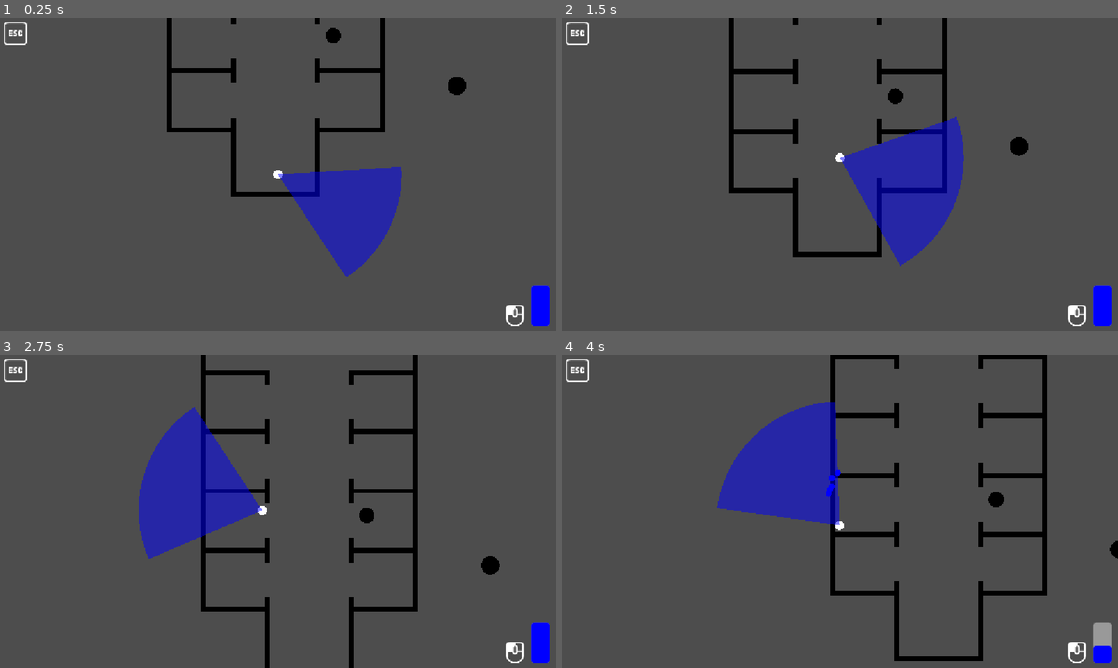
Above: before the commit, frames 1-4 (two rows, left to right).
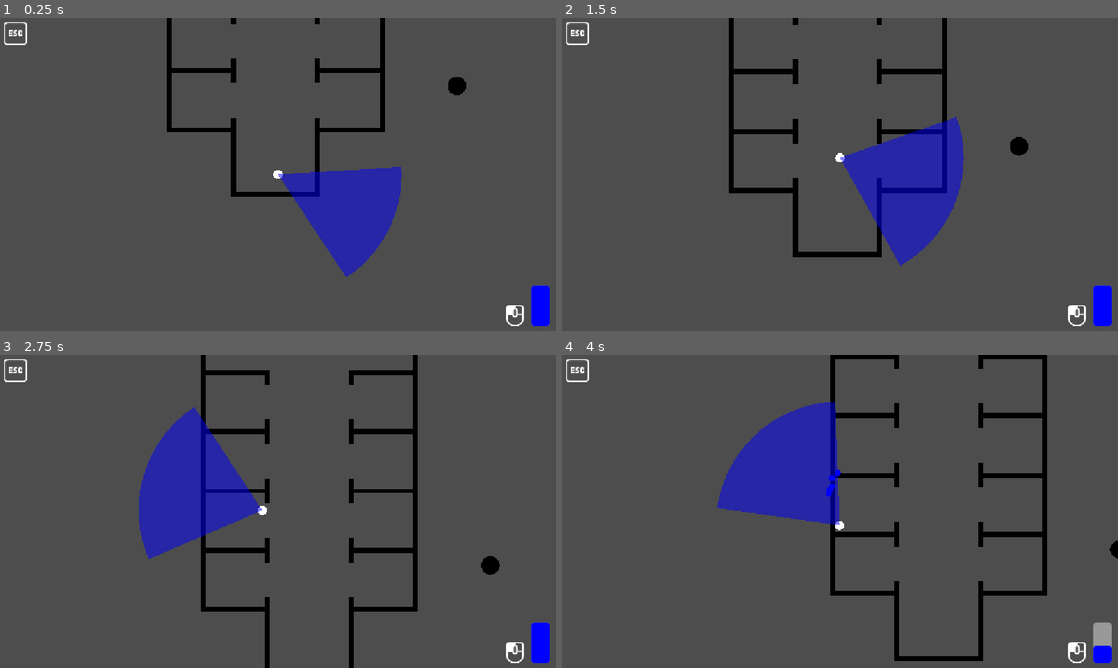
Above: after the commit, the same moments.

Repository: aidoschamp/AT-project
Game: Godot game, scene res://floors/floor_1.tscn
The game is run twice, just before and just after one commit, with the same random seed, the same clock (stepped at 60 frames per second) and the same inputs. This scene is started directly instead of the project's main scene. Sound files missing from this copy of the repository are replaced by a short silence.
Inputs (mouse positions are in pixels of both pictures, inside the frame that each line leads up to):
- Up to frame 1 (0.25 s): no input
- Up to frame 2 (1.5 s): tap Enter at 0.5 s; move the mouse to (812, 237) at 0.52 s; hold W (up) from 0.53 s (still down); tap Mouse wheel down (decrease spread) at 0.6 s; move the mouse to (1006, 221) at 1.27 s; tap Mouse wheel up (increase spread) at 1.35 s
- Up to frame 3 (2.75 s): move the mouse to (111, 464) at 2.02 s; release W (up) at 2.03 s; hold A (left) from 2.03 s (still down); tap Space (interact) at 2.1 s
- Up to frame 4 (4 s): move the mouse to (867, 511) at 2.77 s; tap J (jarvis mode) at 2.85 s; move the mouse to (756, 433) at 3.52 s; release A (left) at 3.53 s; press the mouse at (756, 433) at 3.53 s; hold S (down) from 3.53 s (still down)

The runs differ from the first frame. In frame 1, 0.1% of the frame differs, in the area x 58-62%, y 3-8%; in frame 2, 0.1%; in frame 3, 0.1%; in frame 4, 0.1%, in the area x 76-80%, y 43-49%.

Commit message:
fixed visual on audiobox where a black circle was drawnn over the dots

Diff:
--- a/entities/audio_box.gd
+++ b/entities/audio_box.gd
@@ -8,10 +8,6 @@
 @onready var animation_player: AnimationPlayer = $"../AnimationPlayer"
 @onready var tooltip: Label = $CanvasLayer/Tooltip
 @onready var dot_deleter: CollisionShape2D = $DotDeleter
-
-
-func _draw() -> void:
-	draw_circle(Vector2.ZERO, 25, Color.BLACK)
 
 
 func _process(_delta: float) -> void:
